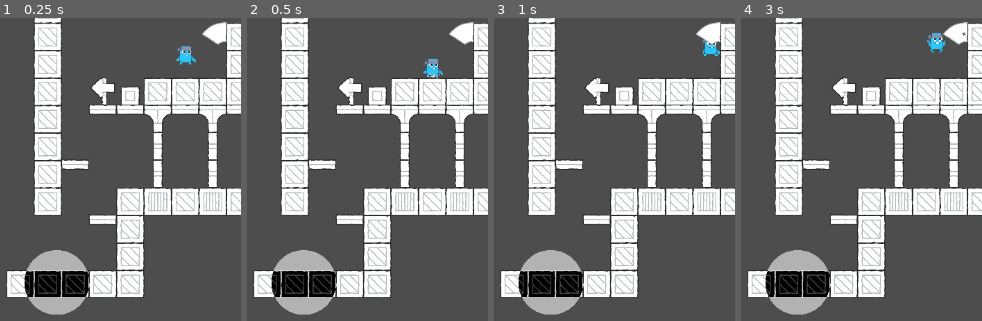
Above: before the commit, frames 1-4 (left to right).
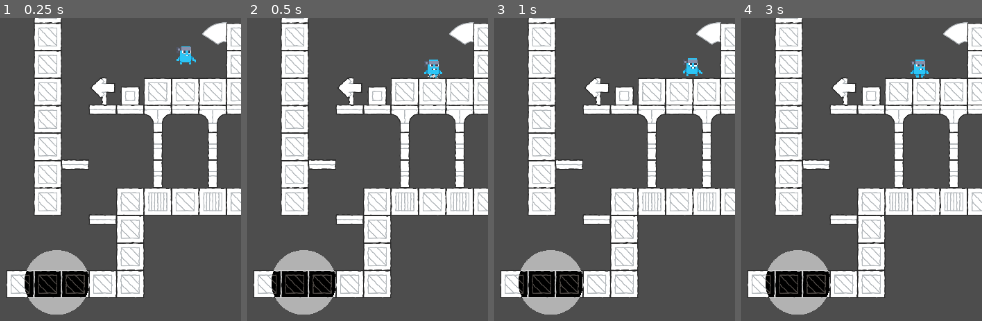
Above: after the commit, the same moments.

Repository: Kevin-Konradi/GMTK_Jam_Game
Game: Godot game, scene res://root_2d.tscn
Two runs of this game, one before a commit and one after it. Both use one fixed random seed, a clock stepped at 60 frames per second and the inputs below.
Inputs:
- Up to frame 1 (0.25 s): no input
- Up to frame 2 (0.5 s): no input
- Up to frame 3 (1 s): tap Enter at 0.5 s; hold D (right) from 0.53 s (still down); tap Space (jump) at 0.6, 0.77 s
- Up to frame 4 (3 s): tap Space (jump) at 1.07, 1.35, 1.52, 1.82, 2.1, 2.85 s; release D (right) at 2.03 s; hold A (left) 2.03-2.78 s; hold D (right) from 2.78 s (still down)

Frame 1 is identical in both runs. In frame 2, 0.2% of the frame differs, in the area x 73-82%, y 13-20%; in frame 3, 0.5%; in frame 4, 0.6%, in the area x 70-94%, y 4-20%.

Commit message:
add better movement

Diff:
--- a/project.godot
+++ b/project.godot
@@ -15,10 +15,14 @@
 config/features=PackedStringArray("4.1", "Forward Plus")
 config/icon="res://icon.svg"
 
+[autoload]
+
+InputBuffer="*res://scripts/InputBuffer.gd"
+
 [display]
 
 window/size/mode=3
-window/size/borderless=true
+window/size/resizable=false
 
 [input]
 
--- a/root_2d.tscn
+++ b/root_2d.tscn
@@ -6,6 +6,10 @@
 [ext_resource type="Texture2D" uid="uid://c6rouh6d26q4g" path="res://assets/spritesheets/player_sprites.png" id="2_ojde1"]
 [ext_resource type="Shader" path="res://scripts/searcher.gdshader" id="5_f3t5o"]
 [ext_resource type="Texture2D" uid="uid://cd407ykhac4wu" path="res://assets/searcher.png" id="6_akcmm"]
+
+[sub_resource type="Curve" id="Curve_euwlj"]
+_data = [Vector2(0, 0), 0.0, 0.0, 0, 0, Vector2(0.75, 1), 1.36239e-07, 0.0, 0, 0]
+point_count = 2
 
 [sub_resource type="RectangleShape2D" id="RectangleShape2D_kmkbo"]
 size = Vector2(17, 17)
@@ -144,7 +148,7 @@
 3:0/0 = 0
 3:0/0/physics_layer_0/linear_velocity = Vector2(0, 0)
 3:0/0/physics_layer_0/angular_velocity = 0.0
-3:0/0/physics_layer_0/polygon_0/points = PackedVector2Array(-64, -64, 64, -64, 64, 64, -64, 64)
+3:0/0/physics_layer_0/polygon_0/points = PackedVector2Array(-61, -61, 61, -61, 61, 61, -61, 61)
 1:0/0 = 0
 1:0/0/physics_layer_0/linear_velocity = Vector2(0, 0)
 1:0/0/physics_layer_0/angular_velocity = 0.0
@@ -466,6 +470,7 @@
 position = Vector2(1532, -884)
 scale = Vector2(5, 5)
 script = ExtResource("1_syxgt")
+accelerationCurve = SubResource("Curve_euwlj")
 
 [node name="Collision" type="CollisionShape2D" parent="Player"]
 position = Vector2(-0.5, 0.5)
@@ -478,6 +483,8 @@
 sprite_frames = SubResource("SpriteFrames_m2ven")
 animation = &"slide"
 autoplay = "default"
+frame = 1
+frame_progress = 0.143209
 metadata/_edit_group_ = true
 metadata/_edit_lock_ = true
 
@@ -510,6 +517,7 @@
 [node name="PersistentSlideParticles" type="CPUParticles2D" parent="Player"]
 z_index = 1
 position = Vector2(-9, 0.800003)
+emitting = false
 amount = 40
 lifetime = 3.0
 speed_scale = 1.5
--- /dev/null
+++ b/scripts/InputBuffer.gd
@@ -0,0 +1,97 @@
+extends Node
+# Keeps track of recent inputs in order to make timing windows more flexible.
+# Intended use: Add this file to your project as an Autoload script and have other objects call the class' methods.
+# (more on AutoLoad: https://docs.godotengine.org/en/stable/tutorials/scripting/singletons_autoload.html)
+
+# How many milliseconds ahead of time the player can make an input and have it still be recognized.
+# I chose the value 150 because it imitates the 9-frame buffer window in the Super Smash Bros. Ultimate game.
+const BUFFER_WINDOW: int = 150
+# The godot default deadzone is 0.2 so I chose to have it the same
+const JOY_DEADZONE: float = 0.2
+
+var keyboard_timestamps: Dictionary
+var joypad_timestamps: Dictionary
+
+# Called when the node enters the scene tree for the first time.
+func _ready() -> void:
+	process_mode = Node.PROCESS_MODE_PAUSABLE
+
+	# Initialize all dictionary entris.
+	keyboard_timestamps = {}
+	joypad_timestamps = {}
+
+
+# Called whenever the player makes an input.
+func _input(event: InputEvent) -> void:
+	if event is InputEventKey:
+		if !event.pressed or event.is_echo():
+			return
+
+		var scancode: int = event.keycode
+		keyboard_timestamps[scancode] = Time.get_ticks_msec()
+	elif event is InputEventJoypadButton:
+		if !event.pressed or event.is_echo():
+			return
+
+		var button_index: int = event.button_index
+		joypad_timestamps[button_index] = Time.get_ticks_msec()
+	elif event is InputEventJoypadMotion:
+		if abs(event.axis_value) < JOY_DEADZONE:
+			return
+
+		var axis_code: String = str(event.axis) + "_" + str(sign(event.axis_value))
+		joypad_timestamps[axis_code] = Time.get_ticks_msec()
+
+
+# Returns whether any of the keyboard keys or joypad buttons in the given action were pressed within the buffer window.
+func is_action_press_buffered(action: String) -> bool:
+	# Get the inputs associated with the action. If any one of them was pressed in the last BUFFER_WINDOW milliseconds,
+	# the action is buffered.
+	for event in InputMap.action_get_events(action):
+		if event is InputEventKey:
+			var scancode: int = event.keycode
+			if keyboard_timestamps.has(scancode):
+				if Time.get_ticks_msec() - keyboard_timestamps[scancode] <= BUFFER_WINDOW:
+					# Prevent this method from returning true repeatedly and registering duplicate actions.
+					_invalidate_action(action)
+
+					return true;
+		elif event is InputEventJoypadButton:
+			var button_index: int = event.button_index
+			if joypad_timestamps.has(button_index):
+				var delta = Time.get_ticks_msec() - joypad_timestamps[button_index]
+				if delta <= BUFFER_WINDOW:
+					_invalidate_action(action)
+					return true
+		elif event is InputEventJoypadMotion:
+			if abs(event.axis_value) < JOY_DEADZONE:
+				return false
+			var axis_code: String = str(event.axis) + "_" + str(sign(event.axis_value))
+			if joypad_timestamps.has(axis_code):
+				var delta = Time.get_ticks_msec() - joypad_timestamps[axis_code]
+				if delta <= BUFFER_WINDOW:
+					_invalidate_action(action)
+					return true
+	# If there's ever a third type of buffer-able action (mouse clicks maybe?), it'd probably be worth it to generalize
+	# the repetitive keyboard/joypad code into something that works for any input method. Until then, by the YAGNI
+	# principle, the repetitive stuff stays >:)
+
+	return false
+
+
+# Records unreasonable timestamps for all the inputs in an action. Called when IsActionPressBuffered returns true, as
+# otherwise it would continue returning true every frame for the rest of the buffer window.
+func _invalidate_action(action: String) -> void:
+	for event in InputMap.action_get_events(action):
+		if event is InputEventKey:
+			var scancode: int = event.keycode
+			if keyboard_timestamps.has(scancode):
+				keyboard_timestamps[scancode] = 0
+		elif event is InputEventJoypadButton:
+			var button_index: int = event.button_index
+			if joypad_timestamps.has(button_index):
+				joypad_timestamps[button_index] = 0
+		elif event is InputEventJoypadMotion:
+			var axis_code: String = str(event.axis) + "_" + str(sign(event.axis_value))
+			if joypad_timestamps.has(axis_code):
+				joypad_timestamps[axis_code] = 0
--- a/scripts/Player.gd
+++ b/scripts/Player.gd
@@ -1,11 +1,19 @@
 extends CharacterBody2D
 
 
-@export var speed = 300.0
+@export var speed_cap: float = 300.0
+@export var acceleration: float = .07
+var accelerationTimer: float = 0.0
+@export var accelerationCurve: Curve
 @export var jump_velocity = -500.0
+var rate: float = .1
+@export var friction = .1
+
 @export var fall_animation_start_threshold = 0.7
 @export var walljump_velocity_threshhold = 10
 @export var wall_slide_velocity = 100
+
+@export var walk_anim_threshhold = 10
 
 
 # Get the gravity from the project settings to be synced with RigidBody nodes.
@@ -27,28 +35,28 @@
 	move_and_slide()
 
 
+
 func handle_floor():
 	$PersistentSlideParticles.emitting = false
 
 	if not_on_floor_time > 0: $LandParticles.emitting = true
 	not_on_floor_time = 0
 
-	# Handle Jump.
-	if Input.is_action_just_pressed("jump"):
-		velocity.y = jump_velocity
-
-	elif velocity == Vector2.ZERO:
-		$Sprite.play("default")
-
-	else:
-		$Sprite.play("walk")
-
 	if not is_wall_sliding:
-		if velocity == Vector2.ZERO and is_on_floor():
+		if velocity.length() < walk_anim_threshhold and is_on_floor():
 			$Sprite.play("default")
 		else:
 			$Sprite.play("walk")
 
+
+	# Handle Jump.
+	if InputBuffer.is_action_press_buffered("jump"):
+		velocity.y = jump_velocity
+		$Sprite.play("jump")
+		print("yeet")
+
+	else:
+		$Sprite.play("walk")
 
 func handle_fall(delta):
 	velocity.y += gravity * delta
@@ -65,12 +73,21 @@
 func handle_lateral_movement():
 	# Get the input direction and handle the movement/deceleration.
 	var direction = Input.get_axis("left", "right")
-	if direction:
+	if direction != 0:
 		if not is_wall_sliding:
 			$Sprite.flip_h = direction == -1
-		velocity.x = direction * speed
+
+	if Input.get_action_strength("left") or Input.get_action_strength("right"):
+		accelerationTimer += acceleration * rate
+
+	accelerationTimer = clamp(accelerationTimer, 0, 1)
+
+	if direction != 0:
+		velocity.x += accelerationCurve.sample(accelerationTimer) * speed_cap * direction
+		velocity.x = clamp(velocity.x, -speed_cap, speed_cap)
 	else:
-		velocity.x = move_toward(velocity.x, 0, speed)
+		accelerationTimer = 0
+		velocity.x = lerp(velocity.x, 0.0, friction)
 
 
 func handle_wall_jump(delta):
@@ -79,6 +96,7 @@
 			handle_fall_not_sliding(delta)
 		else:
 			is_wall_sliding = true
+			not_on_floor_time = 0
 			velocity.y = wall_slide_velocity
 			var new_direction = get_wall_normal().normalized().x
 
@@ -86,12 +104,18 @@
 				$Sprite.flip_h = new_direction == -1
 				velocity.x = new_direction * -3
 			else:
-				velocity.x = move_toward(velocity.x, 0, speed)
+				velocity.x = move_toward(velocity.x, 0, speed_cap)
 
 			# Handle Wall Jump.
 			if Input.is_action_just_pressed("jump"):
-				velocity.y = jump_velocity
-				velocity.x = (-jump_velocity * 3) * new_direction
+				velocity.y = jump_velocity * 1.4
+
+				if Input.get_action_strength("left") or Input.get_action_strength("right"):
+					accelerationTimer = 0
+					velocity.x = (-jump_velocity * 2) * new_direction
+				else:
+					velocity.x = (-jump_velocity * 1.2) * new_direction
+
 				$Sprite.play("jump")
 			else:
 				$Sprite.play("slide")
Not shown: 1 places in root_2d.tscn that only renumber resources
